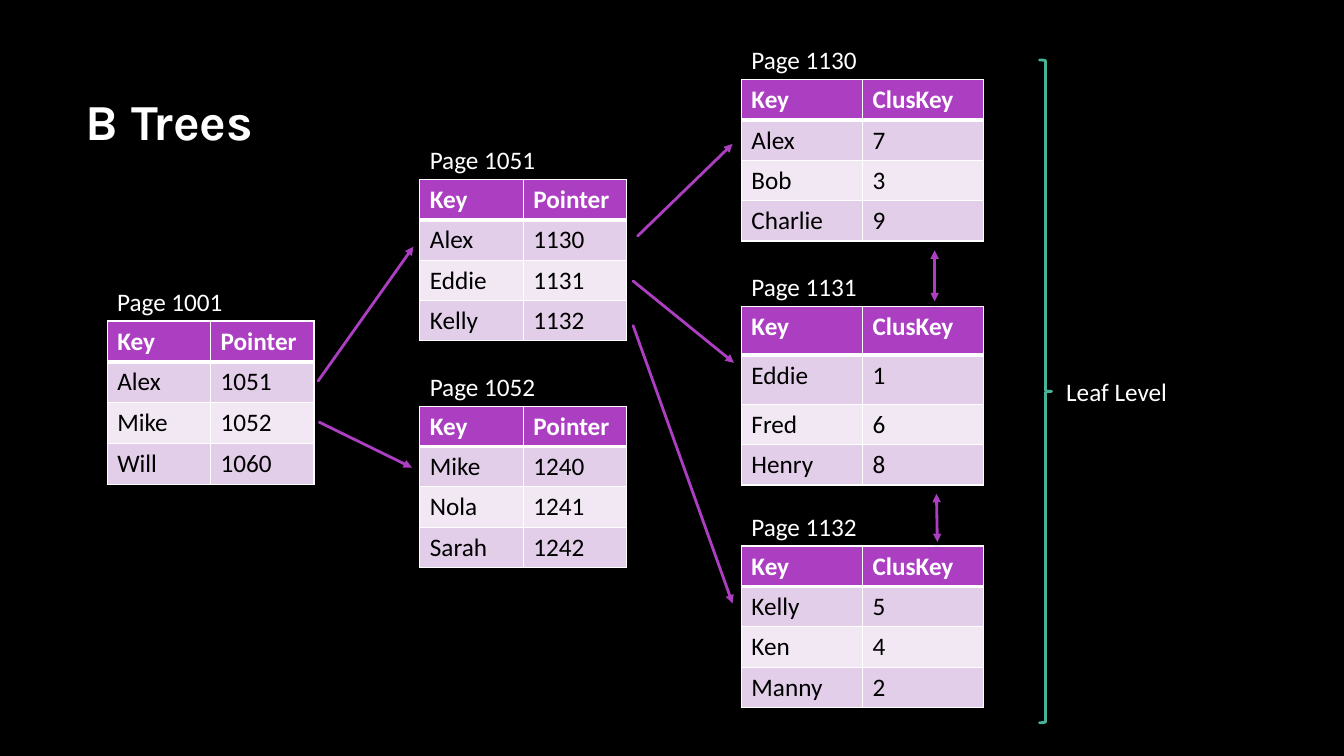
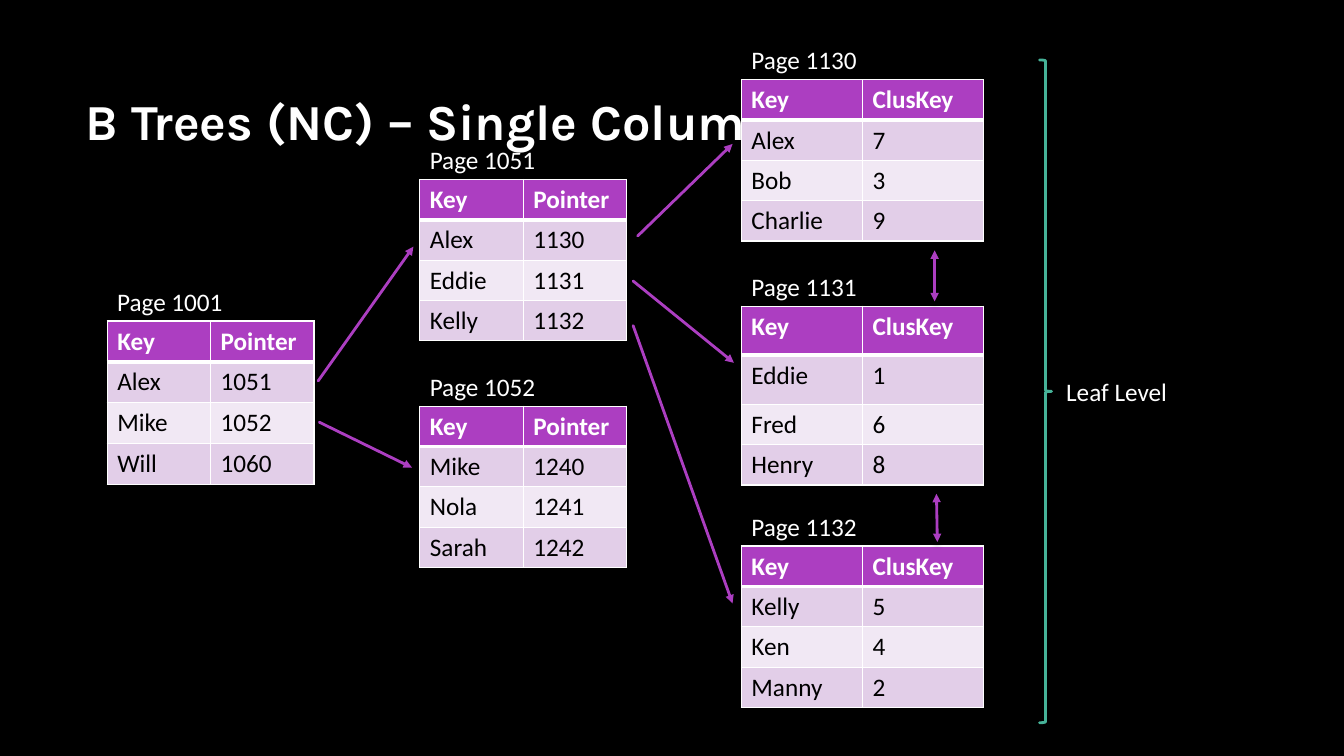
Before and after one commit to sabinio/SQLTraining, a slide deck: slide 8 of Slides/4. Performance.pptx. Drawn at 1344x756 pixels with LibreOffice and Linux fonts; fonts in the diff are those of the drawing; background and template pictures are left out. Boxes give left, top, right and bottom in pixels: in the first picture for what was removed or moved away, otherwise in the second. Text is boxed around its words. In the diff, an @@ line names an element or a change of style, - is before the commit and + after.

```diff
--- a/Slides/4. Performance.pptx
+++ b/Slides/4. Performance.pptx
@@ title at [86,94,777,152]: text changed @@
-B Trees
+B Trees (NC) – Single Column
```
Also in this commit, not shown: 8 other slides changed, 7 slides added.
